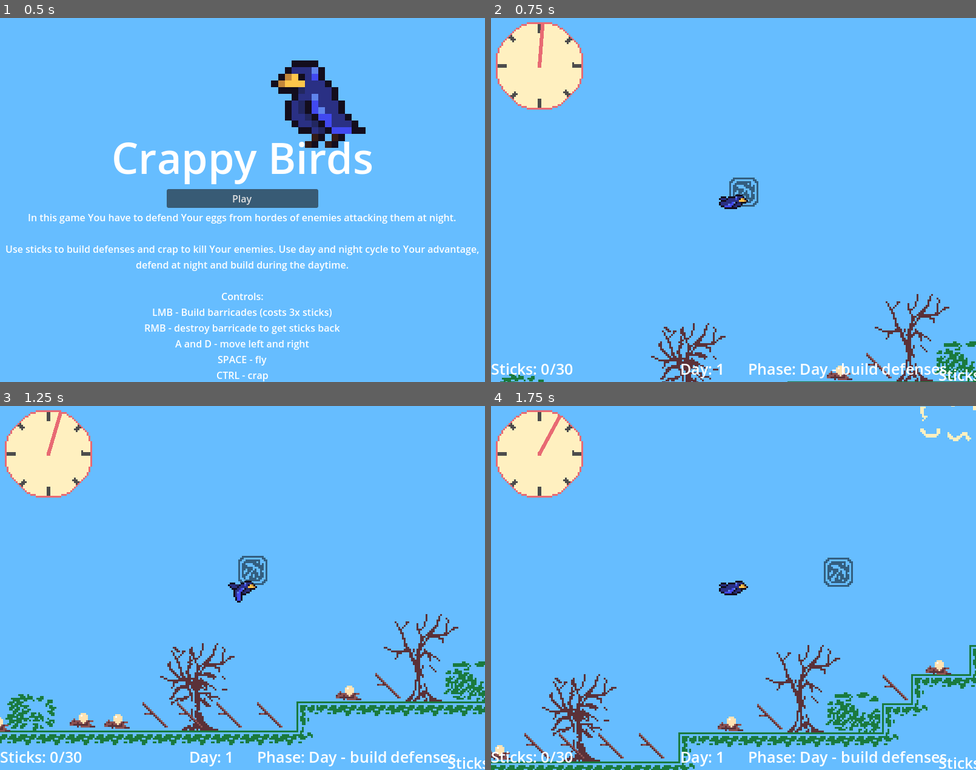
Above: before the commit, frames 1-4 (two rows, left to right).
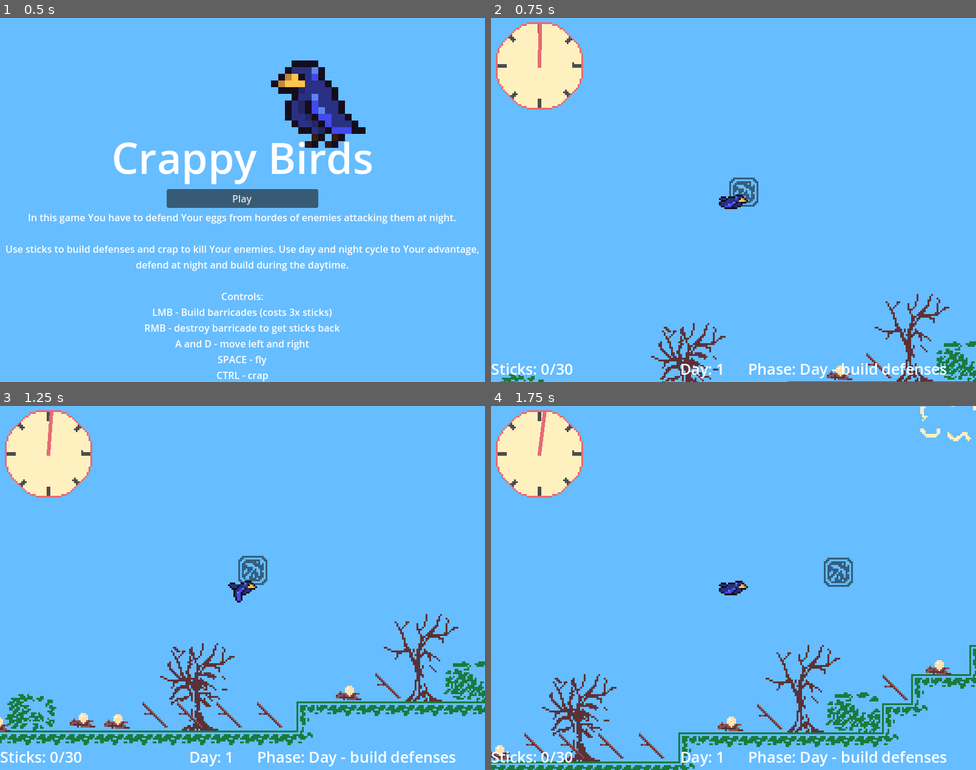
Above: after the commit, the same moments.

Repository: Gladiu/Birds-jam
Game: Godot game, scene res://scn/menu.tscn
Two runs of this game, one before a commit and one after it. Both use one fixed random seed, a clock stepped at 60 frames per second and the inputs below.
Inputs (mouse positions are in pixels of both pictures, inside the frame that each line leads up to):
- Up to frame 1 (0.5 s): no input
- Up to frame 2 (0.75 s): click "Play" at 0.5 s
- Up to frame 3 (1.25 s): no input
- Up to frame 4 (1.75 s): move the mouse to (840, 569) at 1.27 s; hold D (move_right) from 1.28 s (still down); hold Space (fly) from 1.28 s (still down)

Frame 1 is identical in both runs. In frame 2, 0.2% of the frame differs, in the area x 9-100%, y 1-100%; in frame 3, 0.2%; in frame 4, 0.3%.

Commit message:
Final hotfix

Diff:
--- a/scn/main.tscn
+++ b/scn/main.tscn
@@ -21,23 +21,19 @@
 [node name="BuildingManager" parent="." instance=ExtResource("4_gyckk")]
 
 [node name="Timer60s" type="Timer" parent="."]
-wait_time = 15.0
+wait_time = 60.0
 autostart = true
 
 [node name="Sky" type="CanvasLayer" parent="Timer60s"]
 layer = 67
 
 [node name="Clock2" type="Sprite2D" parent="Timer60s/Sky"]
-
 position = Vector2(80, 79)
-
 scale = Vector2(3, 3)
 texture = ExtResource("5_rqnb2")
 
 [node name="Hand" type="Sprite2D" parent="Timer60s/Sky"]
-
 position = Vector2(80, 79)
-
 scale = Vector2(3, 3)
 texture = ExtResource("6_k3l4p")
 
@@ -48,15 +44,7 @@
 [node name="Player" parent="." instance=ExtResource("3_4hsr3")]
 position = Vector2(151, 74)
 
-
-[node name="UserInterface" parent="Player" instance=ExtResource("4_nq6di")]
-offset_left = 338.0
-offset_top = -289.0
-offset_right = 338.0
-offset_bottom = -289.0
-
 [node name="StartingSticks" type="Node2D" parent="."]
-
 position = Vector2(326, 361)
 
 [node name="Stick" parent="StartingSticks" instance=ExtResource("9_rqnb2")]
--- a/src/world.gd
+++ b/src/world.gd
@@ -10,7 +10,7 @@
 enum TIME_ENUM {DAY, NIGHT}
 
 var DAY_COLOR = Color.hex(0x66bdffff)
-var NIGHT_COLOR = Color.hex(0x000000ff)
+var NIGHT_COLOR = Color.hex(0x172e63ff)
 
 var current_time: TIME_ENUM = TIME_ENUM.NIGHT
 
